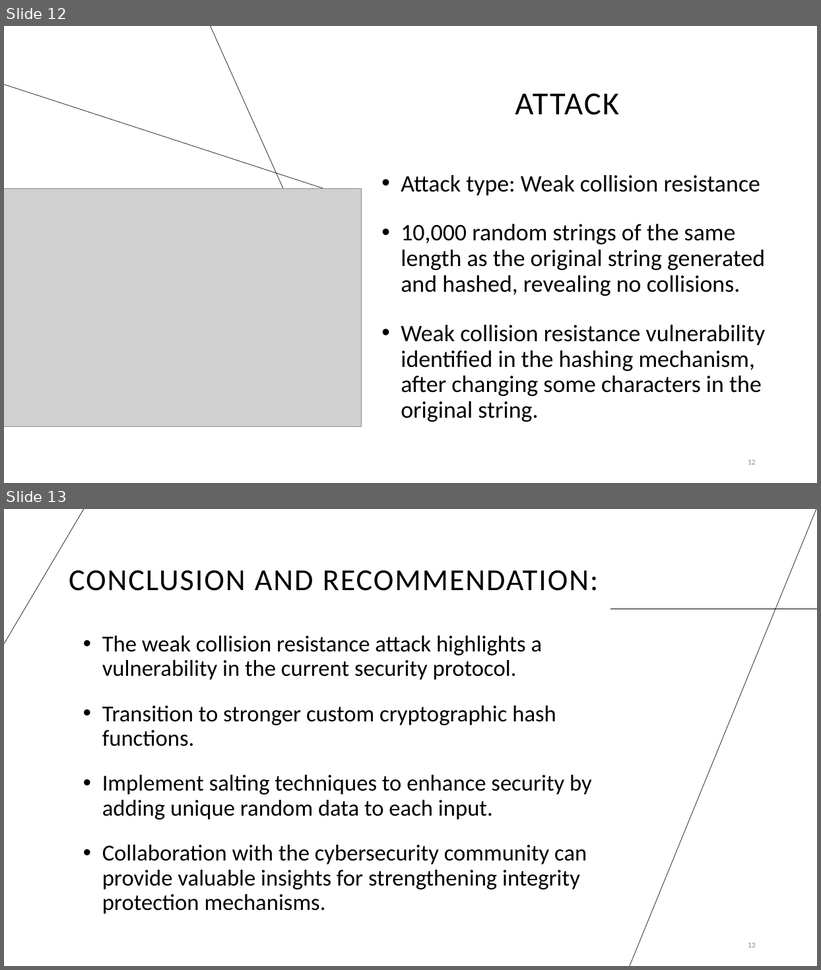
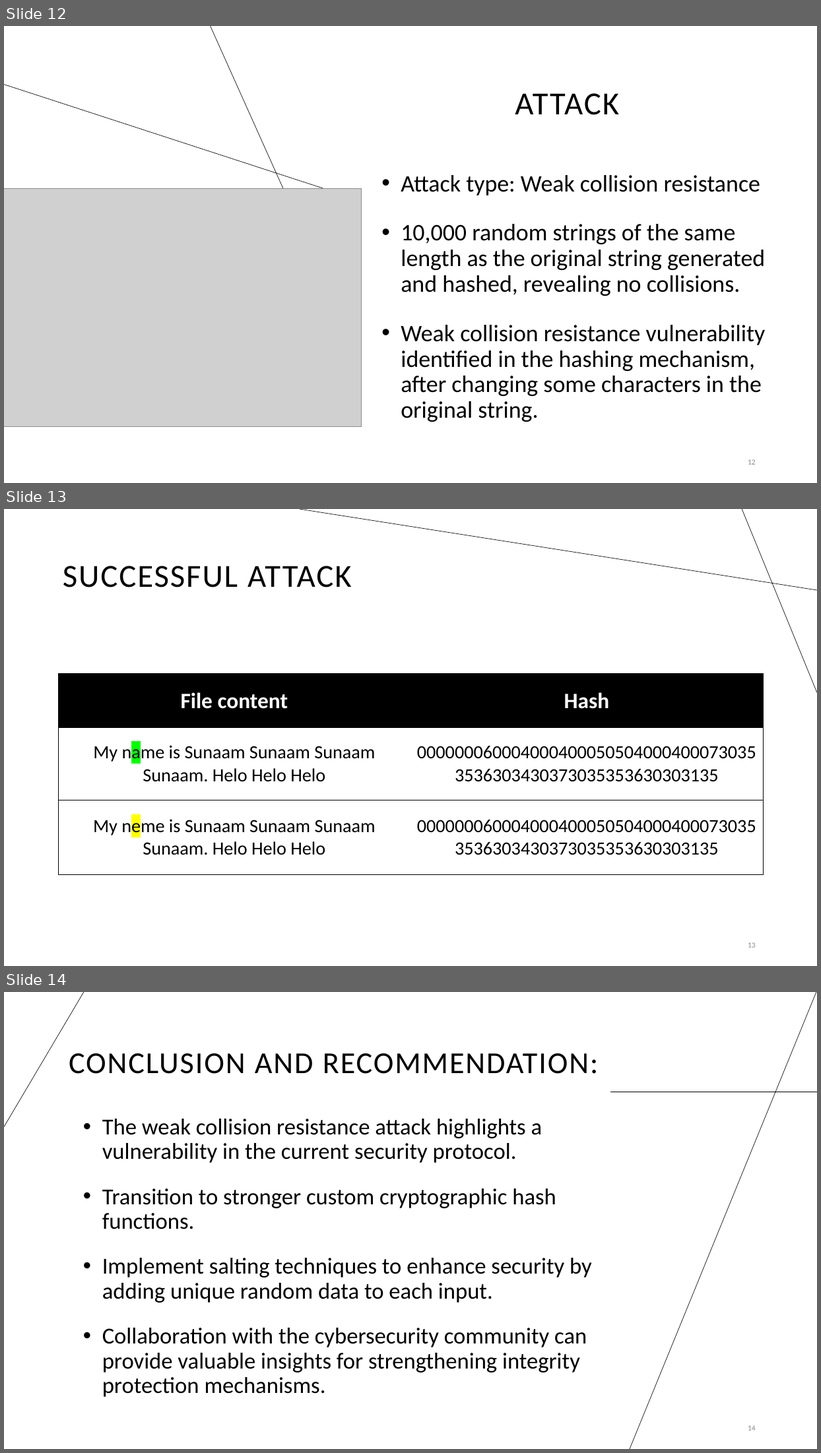
Before and after one commit to umar-tariq-1/Multi-Level-Hashing, a slide deck: Multi-Level-Hashing.pptx. Shown one above the other, each under a label of ours: slides 12 and 13 before the commit, slides 12, 13 and 14 after it. The pictures are 821x970 and 821x1453 pixels, drawn with LibreOffice and Linux fonts; fonts in the diff are those of the drawing; grey boxes stand for pictures. Boxes give left, top, right and bottom in pixels: in the first picture for what was removed or moved away, otherwise in the second. Text is boxed around its words. In the diff, an @@ line names an element or a change of style, - is before the commit and + after.

Commit message:
updated with attack

```diff
--- a/Multi-Level-Hashing.pptx
+++ b/Multi-Level-Hashing.pptx
@@ slide 13 added at [4, 509, 817, 966], background #FFFFFF @@
@@ line added from (817, 590) to (299, 509), #000000 0.5 pt @@
@@ line added from (742, 509) to (817, 692), #000000 0.5 pt @@
@@ text added at [63, 566, 352, 588], 38 pt, text #000000 @@
+SUCCESSFUL ATTACK
@@ table added at [58, 674, 764, 875], 3 rows, 2 columns @@
+File content | Hash
+My name is Sunaam Sunaam Sunaam Sunaam. Helo Helo Helo | 0000000600040004000505040004000730353536303430373035353630303135
+My neme is Sunaam Sunaam Sunaam Sunaam. Helo Helo Helo | 0000000600040004000505040004000730353536303430373035353630303135
@@ page number added at [748, 943, 756, 948], 9 pt, text #8C8C8C @@
+13
@@ what was slide 13 is now slide 14 @@
@@ page number at [748, 1426, 756, 1431]: text changed @@
-13
+14
```
Also in this commit, not shown: 1 slide changed.
